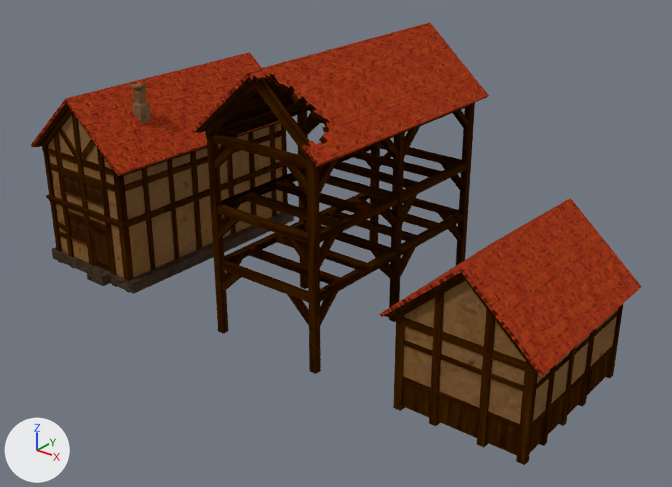
The Blender file village/village.blend: old version first, new version second.
Camera for both pictures: a camera (50 mm lens) standing at (6.11, -5.29, 3.47) and looking at (1.99, -0.15, 0.52). Every picture has the same lights, and +X, +Y and +Z are marked at lower left.

The first picture shows 'chimney1', 'door1.001', 'house1-base', 'house1-wall', 'house3-wall', 'pillar1', 'pillar2', 'pillar3.001', 'prop2', 'roof1', 'roof2', 'roof3', 'window1.002', 'window1.003', 'window1.005'.
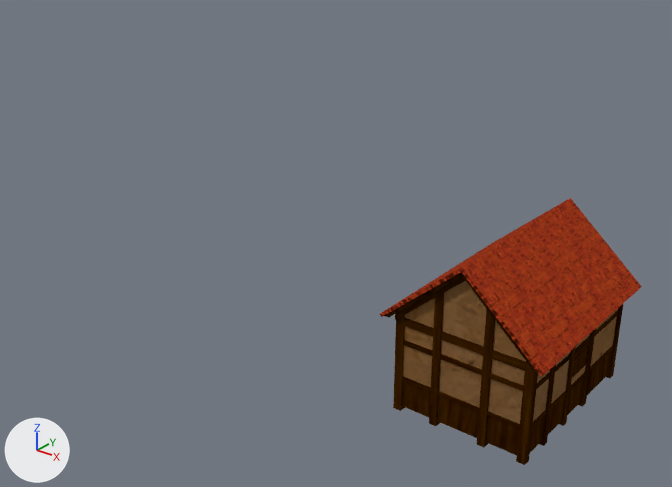
What differs and where, as boxes [x1, y1, x2, y2] in the pictures (672 x 487 px):
'pillar2', hidden
    before: [205, 80, 475, 374]
'roof2', hidden
    before: [192, 22, 489, 166]
'roof1', hidden
    before: [31, 52, 296, 176]
'house1-wall', hidden
    before: [48, 115, 283, 278]
'pillar1', hidden
    before: [42, 109, 288, 293]
'prop2', hidden
    before: [215, 110, 469, 326]
'house1-base', hidden
    before: [52, 212, 294, 294]
'door1.001', hidden
    before: [90, 225, 111, 273]
'chimney1', hidden
    before: [131, 83, 151, 124]
'window1.005', hidden
    before: [68, 216, 87, 246]
'window1.003', hidden
    before: [84, 181, 104, 208]
'window1.002', hidden
    before: [62, 174, 82, 200]
'window3.003', added
    after: [572, 342, 589, 378]

The change, as a diff of the scene's bpy script:
```diff
--- a/village/village.blend.py
+++ b/village/village.blend.py
@@ ob_house1_base @@
 ob_house1_base.location = (0.0, 0.0, 0.0)
+ob_house1_base.hide_set(True)  # its collection is switched off
@@ ob_door1_001 @@
 _m = ob_door1_001.modifiers.new('Mirror', 'MIRROR')
+ob_door1_001.hide_set(True)  # its collection is switched off
@@ ob_window1_002 @@
 _m = ob_window1_002.modifiers.new('Mirror', 'MIRROR')
 _m.use_mirror_merge = False
+ob_window1_002.hide_set(True)  # its collection is switched off
@@ ob_window1_003 @@
 _m = ob_window1_003.modifiers.new('Mirror', 'MIRROR')
 _m.use_mirror_merge = False
+ob_window1_003.hide_set(True)  # its collection is switched off
@@ ob_window1_005 @@
 _m = ob_window1_005.modifiers.new('Mirror', 'MIRROR')
 _m.use_mirror_merge = False
+ob_window1_005.hide_set(True)  # its collection is switched off
@@ ob_chimney1 @@
 ob_chimney1.location = (0.0, 0.0, 0.0)
+ob_chimney1.hide_set(True)  # its collection is switched off
@@ ob_roof1 @@
 ob_roof1.location = (0.0, 0.0, 0.0)
+ob_roof1.hide_set(True)  # its collection is switched off
@@ ob_pillar1 @@
 ob_pillar1.location = (0.0, 0.0, 0.0)
+ob_pillar1.hide_set(True)  # its collection is switched off
@@ ob_house1_wall @@
 ob_house1_wall.location = (0.0, 0.0, 0.0)
+ob_house1_wall.hide_set(True)  # its collection is switched off
@@ ob_pillar2 @@
 ob_pillar2.location = (2.0, 0.0, 0.0)
+ob_pillar2.hide_set(True)  # its collection is switched off
@@ ob_roof2 @@
 _m = ob_roof2.modifiers.new('Boolean', 'BOOLEAN')
 _m.solver = 'FLOAT'
+ob_roof2.hide_set(True)  # its collection is switched off
@@ ob_prop2 @@
 ob_prop2.location = (2.0, 0.0, 0.0)
+ob_prop2.hide_set(True)  # its collection is switched off
@@ ob_window3_003 @@
+ob_window3_003 = bpy.data.objects.new('window3.003', me_plane_004)
+ob_window3_003.location = (4.107, -0.311, -0.172)
+ob_window3_003.rotation_euler = (1.571, 0.0, -4.712)  # degrees (90, 0, -270)
+_m = ob_window3_003.modifiers.new('Mirror', 'MIRROR')
+_m.use_mirror_merge = False
```
